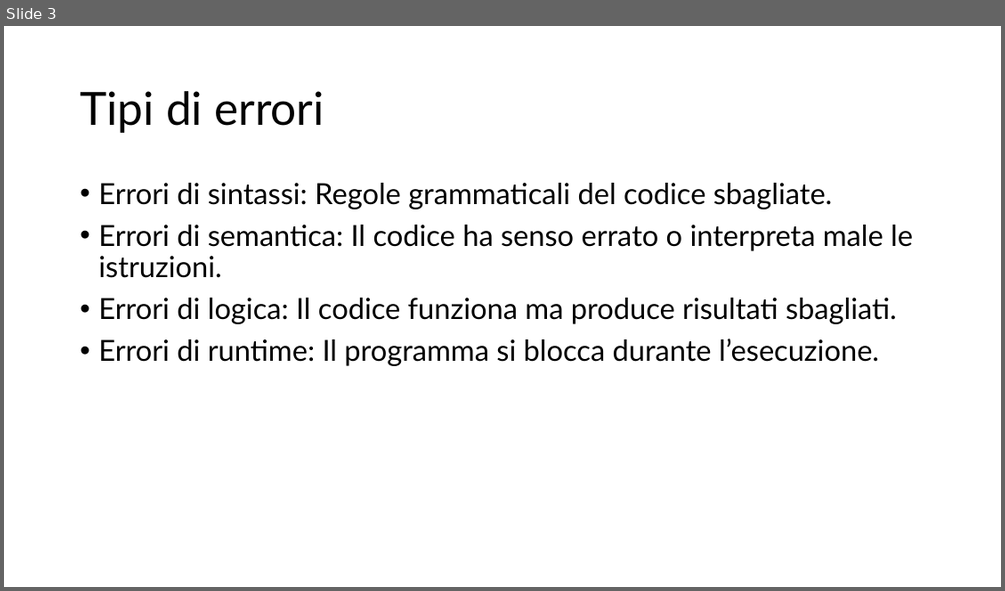
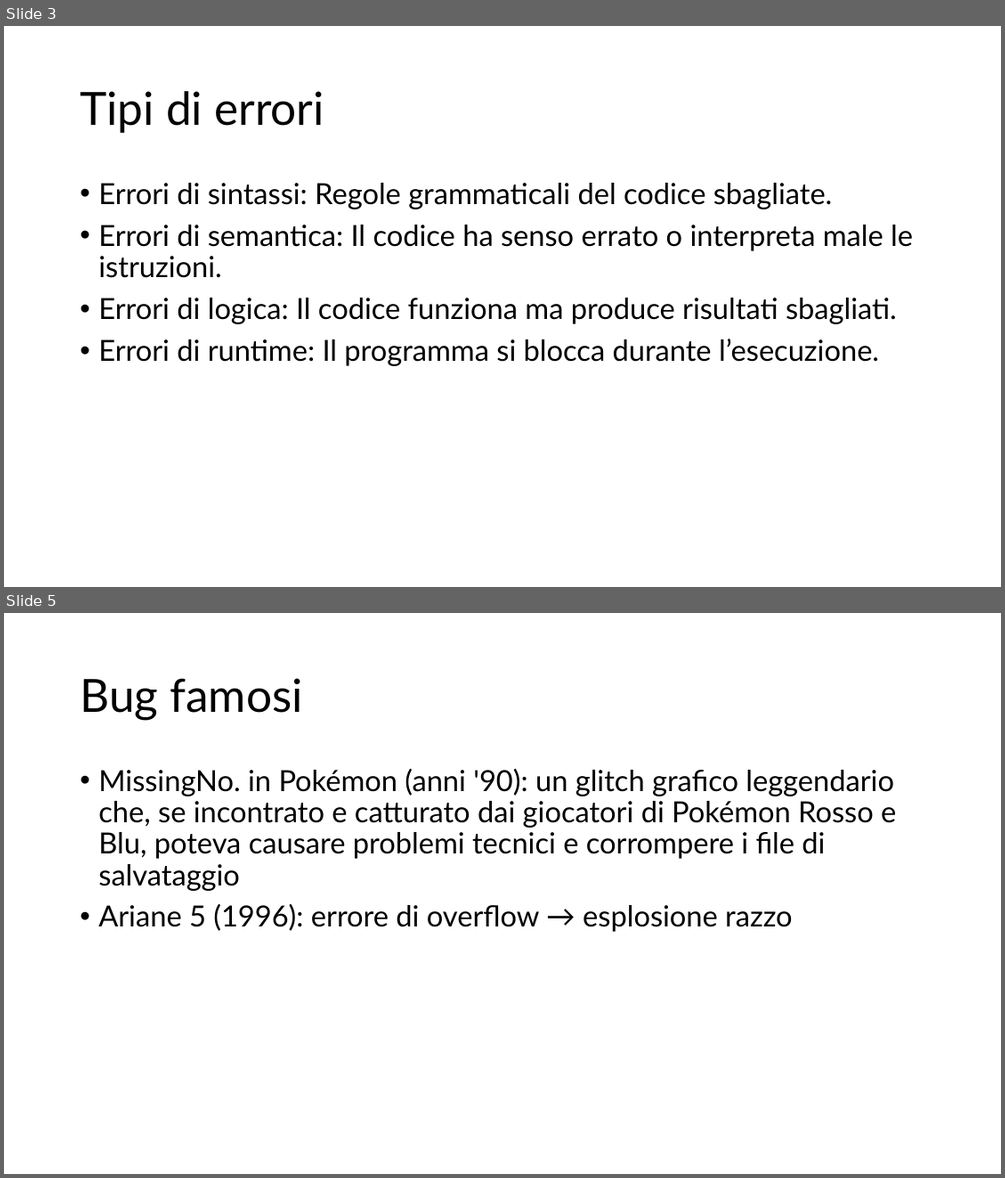
Before and after one commit to EliottJacobe08/Lab-Programmazione-1, a slide deck: Debugging.pptx. Shown one above the other, each under a label of ours: slide 3 before the commit, slides 3 and 5 after it; the slides between them are not shown. The pictures are 1005x591 and 1005x1178 pixels, drawn with LibreOffice and Linux fonts; fonts in the diff are those of the drawing. Boxes give left, top, right and bottom in pixels: in the first picture for what was removed or moved away, otherwise in the second. Text is boxed around its words. In the diff, an @@ line names an element or a change of style, - is before the commit and + after.

```diff
--- a/Debugging.pptx
+++ b/Debugging.pptx
@@ slide 5 added at (4, 613, 1001, 1174), background #FFFFFF @@
@@ title added at (80, 678, 303, 720), 44 pt, text #000000 @@
+Bug famosi
@@ text added at (98, 769, 896, 932), 28 pt, text #000000 @@
+• MissingNo. in Pokémon (anni '90): un glitch grafico leggendario che, se incontrato e catturato dai giocatori di Pokémon Rosso e Blu, poteva causare problemi tecnici e corrompere i file di salvataggio
+• Ariane 5 (1996): errore di overflow → esplosione razzo
```
Also in this commit, not shown: 5 slides changed, 2 other slides added, 3 slides removed.
